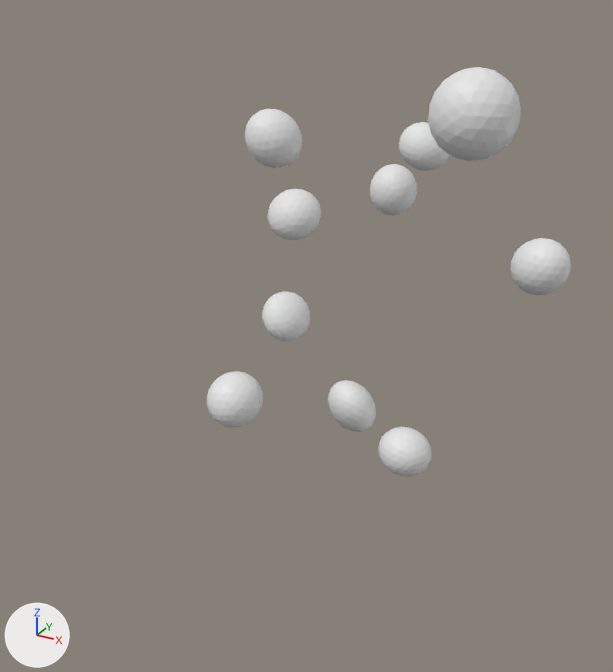
The OBJ model data/radials/radial_22/radial.obj: old version first, new version second.
Rendered twice from a camera (50 mm lens) standing at (0.634, -1.36, 0.5) and looking at (-0.125, 0.02, -0.189). The axes (+X, +Y, +Z) are drawn at lower left. The lights are the same throughout. The first picture is the older version. Where no turn or scale is listed for an object, it has been applied to the vertices.

The first picture shows 'radial'.
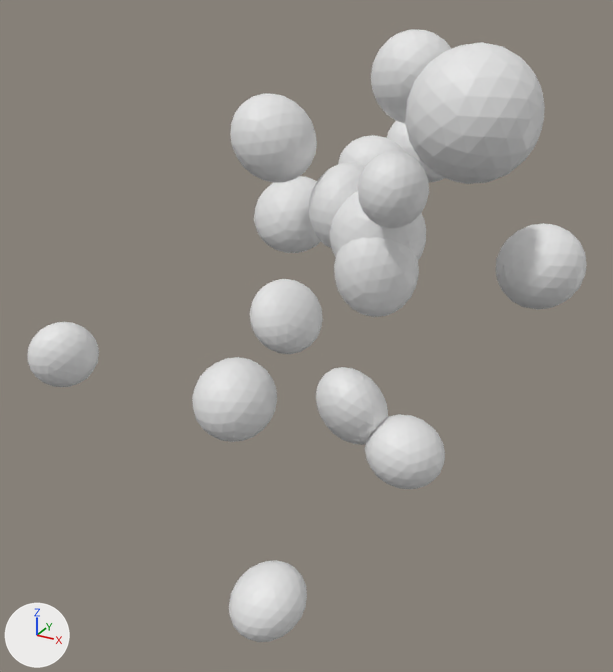
Edits to the bpy script that builds the scene:
```text
Change me_radial:
    remove me_radial.from_pydata(...)  # 1620 vertices, 3200 faces; spans x -0.404..0.336, y -0.229..0.548, z -0.361..0.368
    add me_radial.from_pydata(...)  # 2916 vertices, 5760 faces; spans x -0.546..0.364, y -0.411..0.575, z -0.608..0.403
    me_radial part 1: the loose piece of 162 vertices spanning x -0.404..-0.294, y 0.263..0.387, z -0.359..-0.243 is scaled about its middle by 1.5
    me_radial part 2: the loose piece of 162 vertices spanning x 0.047..0.126, y -0.106..-0.021, z 0.111..0.196 is scaled about its middle by 1.5
    me_radial part 3: the loose piece of 162 vertices spanning x 0.222..0.336, y 0.164..0.275, z -0.091..0.021 is scaled about its middle by 1.5
    me_radial part 4: the loose piece of 162 vertices spanning x 0.123..0.216, y -0.207..-0.115, z -0.32..-0.234 is scaled about its middle by 1.5
    me_radial part 5: the loose piece of 162 vertices spanning x 0.183..0.313, y -0.229..-0.102, z 0.239..0.368 is scaled about its middle by 1.5
    me_radial part 6: the loose piece of 162 vertices spanning x -0.134..-0.018, y 0.44..0.548, z 0.061..0.168 is scaled about its middle by 1.5
    me_radial part 7: the loose piece of 162 vertices spanning x -0.281..-0.17, y -0.156..-0.036, z -0.361..-0.25 is scaled about its middle by 1.5
    me_radial part 8: the loose piece of 162 vertices spanning x 0.013..0.107, y -0.198..-0.1, z -0.273..-0.17 is scaled about its middle by 1.5
    me_radial part 9: the loose piece of 162 vertices spanning x -0.254..-0.147, y -0.024..0.082, z 0.142..0.252 is scaled about its middle by 1.5
    me_radial part 10: the loose piece of 162 vertices spanning x -0.318..-0.199, y 0.153..0.264, z -0.055..0.052 is scaled about its middle by 1.5
    me_radial part 11: the loose piece of 162 vertices spanning x 0.047..0.126, y -0.106..-0.021, z 0.111..0.196 is copied, and the copy is multiplied about its middle by the matrix ((-0.378, 0.88, 1.449), (-1.691, 0.176, -0.57), (-0.411, -1.534, 0.861)), then moved by (0.005, 0.06, 0.174); it spans x 0.019..0.164, y -0.076..0.069, z 0.252..0.403
    me_radial part 12: the loose piece of 162 vertices spanning x -0.281..-0.17, y -0.156..-0.036, z -0.361..-0.25 is copied, and the copy is multiplied about its middle by the matrix ((-0.583, -0.483, -0.763), (0.786, -0.091, -0.777), (0.219, -0.993, 0.466)), then moved by (-0.259, -0.194, 0.12); it spans x -0.546..-0.424, y -0.351..-0.228, z -0.251..-0.12
    me_radial part 13: the loose piece of 162 vertices spanning x -0.254..-0.147, y -0.024..0.082, z 0.142..0.252 is copied, and the copy is multiplied about its middle by the matrix ((-0.597, -0.432, 0.945), (1.083, -1.139, 0.287), (0.811, 1.013, 1.007)), then moved by (0.136, 0.043, -0.125); it spans x -0.133..0.003, y -0.01..0.156, z -0.012..0.157
    me_radial part 14: the loose piece of 162 vertices spanning x 0.047..0.126, y -0.106..-0.021, z 0.111..0.196 is copied, and the copy is multiplied about its middle by the matrix ((-1.095, -1.329, -0.739), (-1.326, 0.032, 1.287), (-0.963, 1.378, -1.203)), then moved by (-0.053, 0.062, -0.17); it spans x -0.042..0.109, y -0.077..0.074, z -0.106..0.072
    me_radial part 15: the loose piece of 162 vertices spanning x 0.123..0.216, y -0.207..-0.115, z -0.32..-0.234 is copied, and the copy is multiplied about its middle by the matrix ((1.423, 0.528, -0.063), (-0.27, 0.998, 1.355), (0.587, -0.818, 1.046)), then moved by (-0.176, -0.177, -0.266); it spans x -0.077..0.064, y -0.411..-0.265, z -0.608..-0.477
    me_radial part 16: the loose piece of 162 vertices spanning x 0.047..0.126, y -0.106..-0.021, z 0.111..0.196 is copied, and the copy is multiplied about its middle by the matrix ((0.948, 0.586, -1.807), (-1.898, -0.405, -0.984), (-0.571, 1.993, 0.397)), then moved by (-0.069, 0.1, -0.114); it spans x -0.072..0.106, y -0.051..0.125, z -0.05..0.129
    me_radial part 17: the loose piece of 162 vertices spanning x -0.134..-0.018, y 0.44..0.548, z 0.061..0.168 is copied, and the copy is multiplied about its middle by the matrix ((0.271, -0.857, 1.156), (0.821, 0.712, 0.531), (-0.855, 0.706, 0.511)), then moved by (-0.014, -0.244, -0.007); it spans x -0.166..-0.013, y 0.181..0.318, z 0.039..0.175
    other edits to the shape of me_radial do not show in these pictures
```

Where the change shows, as pixel boxes [x1, y1, x2, y2] in the pictures (613 x 672 px; the box of a moved part takes in the faces that stretch with it):
'radial', reshaped (54% wider, 49% taller): before [207, 67, 571, 477]; after [27, 29, 587, 642]
part 1 of me_radial, moved or reshaped: before [262, 291, 311, 342]; after [250, 279, 323, 354]
part 2 of me_radial, moved or reshaped: before [370, 164, 417, 216]; after [358, 151, 429, 228]
part 3 of me_radial, moved or reshaped: before [510, 238, 571, 295]; after [496, 223, 587, 310]
part 4 of me_radial, moved or reshaped: before [378, 427, 432, 477]; after [365, 414, 445, 489]
part 5 of me_radial, moved or reshaped: before [428, 67, 521, 161]; after [405, 42, 545, 184]
part 6 of me_radial, moved or reshaped: before [399, 122, 449, 171]; after [387, 121, 444, 183]
part 7 of me_radial, moved or reshaped: before [207, 371, 263, 428]; after [192, 357, 277, 442]
part 8 of me_radial, moved or reshaped: before [328, 380, 376, 432]; after [316, 367, 388, 445]
part 9 of me_radial, moved or reshaped: before [245, 109, 302, 168]; after [230, 93, 317, 183]
part 10 of me_radial, moved or reshaped: before [267, 189, 321, 240]; after [254, 176, 321, 253]
part 11 of me_radial, added: after [371, 29, 451, 124]
part 12 of me_radial, added: after [27, 322, 99, 387]
part 13 of me_radial, added: after [309, 162, 365, 248]
part 14 of me_radial, added: after [334, 237, 419, 317]
part 15 of me_radial, added: after [229, 561, 307, 642]
part 16 of me_radial, added: after [330, 191, 426, 260]
part 17 of me_radial, added: after [338, 135, 405, 167]
